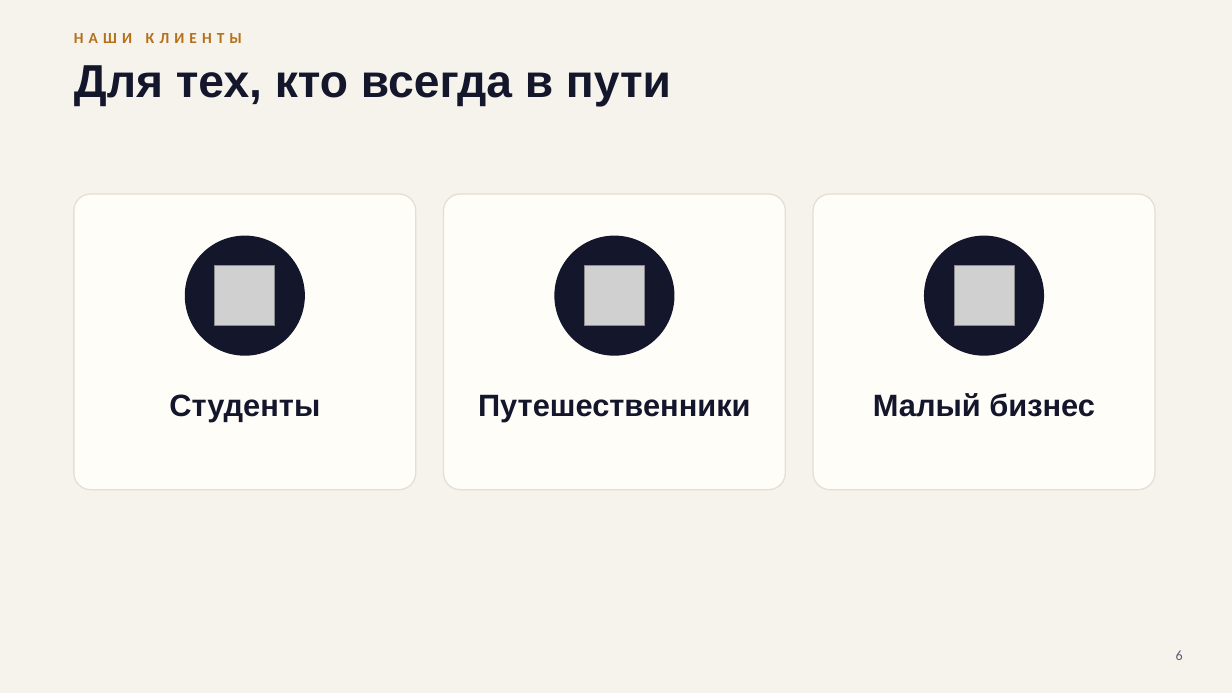
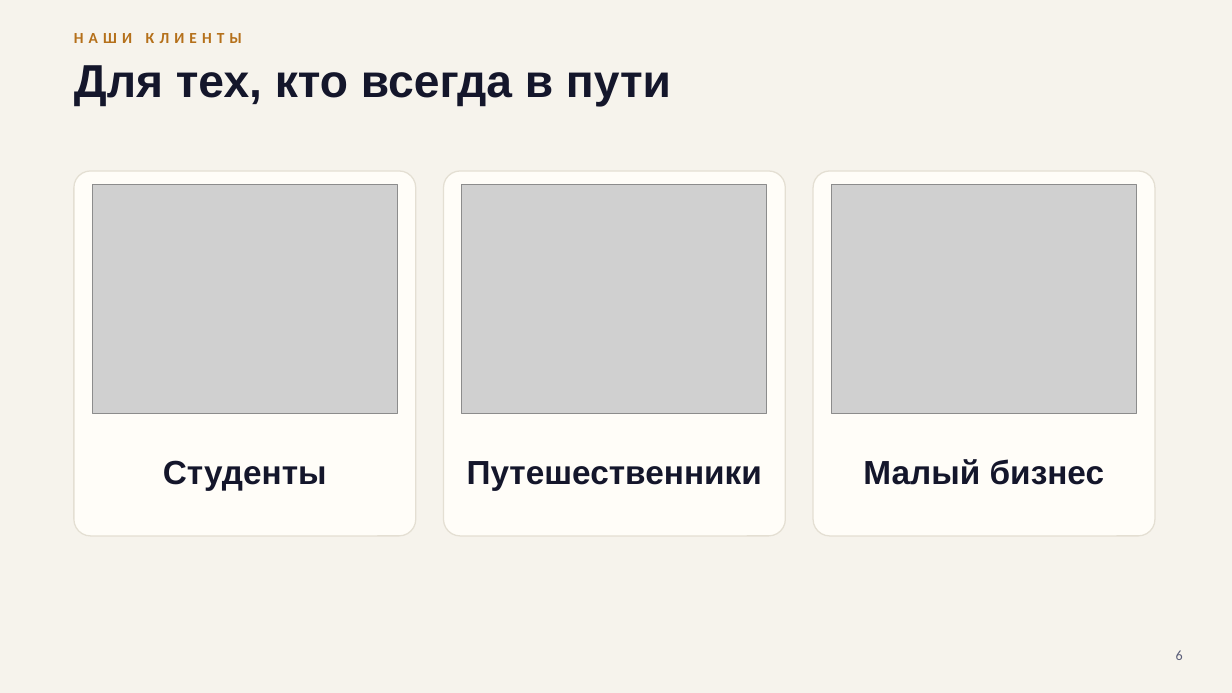
Before and after one commit to surnova2703/lumelle, a slide deck: slide 6 of docs/Lumo_AI_presentation_RU.pptx. Drawn at 1232x693 pixels with LibreOffice and Linux fonts; fonts in the diff are those of the drawing; grey boxes stand for pictures. Boxes give left, top, right and bottom in pixels: in the first picture for what was removed or moved away, otherwise in the second. Text is boxed around its words. In the diff, an @@ line names an element or a change of style, - is before the commit and + after.

Commit message:
Slides mode: presentations as .pptx; illustrations in all decks; minimal-text technical decks

```diff
--- a/docs/Lumo_AI_presentation_RU.pptx
+++ b/docs/Lumo_AI_presentation_RU.pptx
@@ rounded rectangle: place and size @@
-rounded rectangle at [74,194,416,490]
+rounded rectangle at [74,171,416,536]
@@ rounded rectangle: place and size @@
-rounded rectangle at [444,194,786,490]
+rounded rectangle at [444,171,786,536]
@@ proportions changed in 3 elements at [74,171,416,536], [444,171,786,536], [813,171,1155,536] @@
@@ rounded rectangle: place and size @@
-rounded rectangle at [813,194,1155,490]
+rounded rectangle at [813,171,1155,536]
@@ picture added at [92,185,397,414] @@
@@ picture added at [462,185,767,414] @@
@@ picture added at [832,185,1137,414] @@
@@ ellipse removed at [185,236,305,356] @@
@@ ellipse removed at [555,236,675,356] @@
@@ ellipse removed at [924,236,1044,356] @@
@@ picture removed at [215,266,275,326] @@
@@ picture removed at [585,266,645,326] @@
@@ picture removed at [954,266,1014,326] @@
@@ text "Студенты": place and size @@
-text "Студенты" at [169,394,320,422]
+text "Студенты" at [163,460,327,490]
@@ text "Путешественники": place and size @@
-text "Путешественники" at [478,394,750,422]
+text "Путешественники" at [467,461,762,490]
@@ size 24 to 26 pt in 3 elements at [163,460,327,490], [467,461,762,490], [863,459,1104,485] @@
@@ text "Малый бизнес": place and size @@
-text "Малый бизнес" at [873,393,1095,417]
+text "Малый бизнес" at [863,459,1104,485]
```
Also in this commit, not shown: 3 other slides changed, 26 other files.
